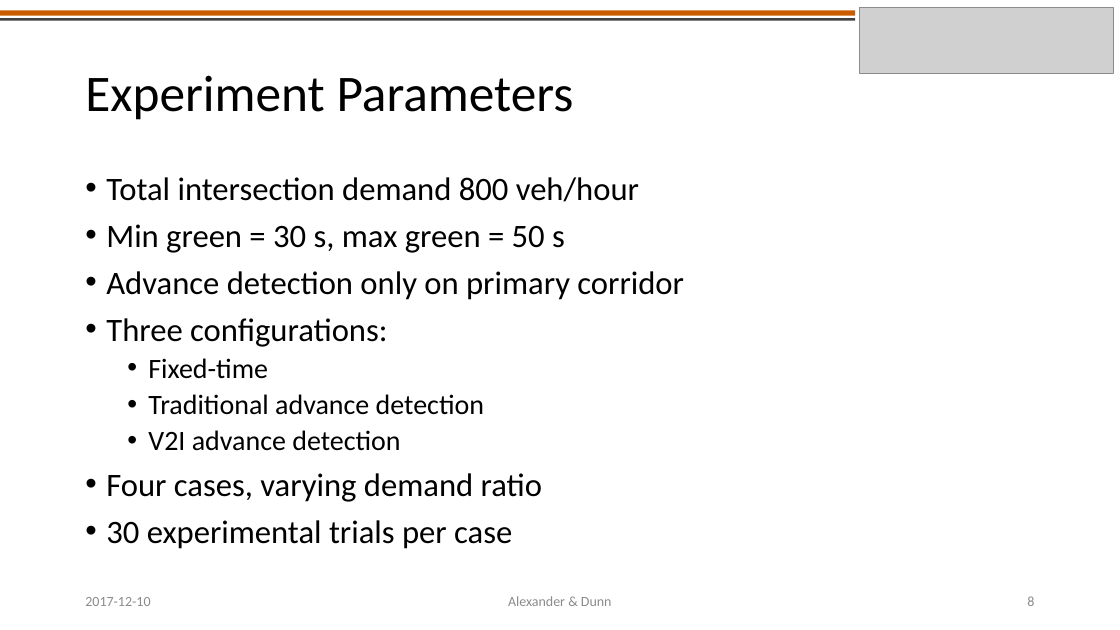
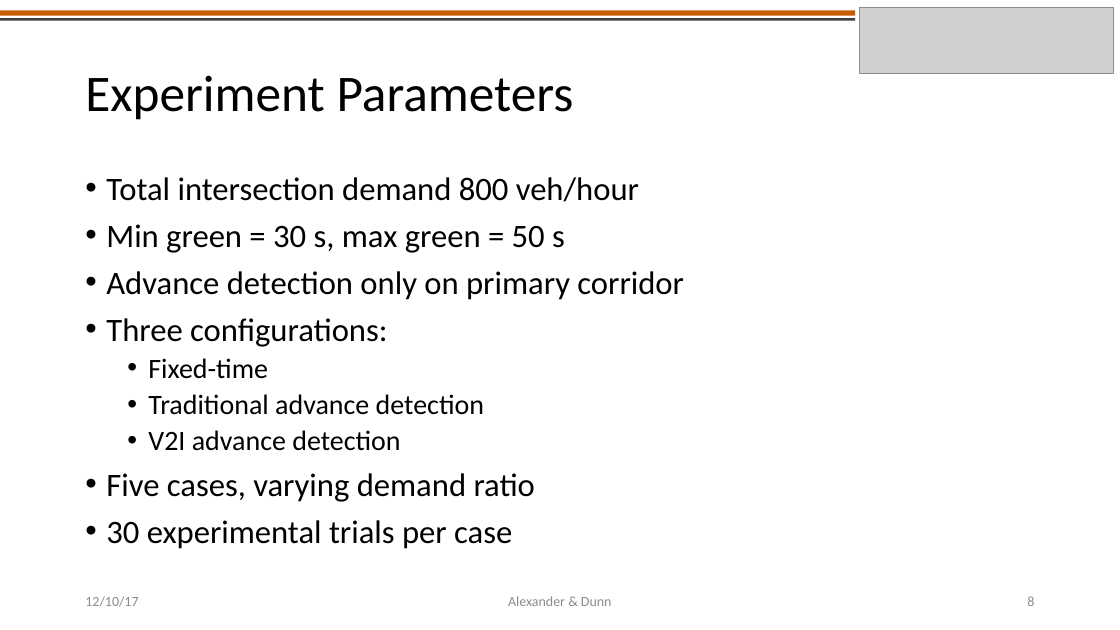
Before and after one commit to americalexander/mrFinishLine, a slide deck: slide 8 of CE391F_project_presentation_alexander_dunn.pptx. Drawn at 1120x630 pixels with LibreOffice and Linux fonts; fonts in the diff are those of the drawing; grey boxes stand for pictures. Boxes give left, top, right and bottom in pixels: in the first picture for what was removed or moved away, otherwise in the second. Text is boxed around its words. In the diff, an @@ line names an element or a change of style, - is before the commit and + after.

Commit message:
updated presentation

```diff
--- a/CE391F_project_presentation_alexander_dunn.pptx
+++ b/CE391F_project_presentation_alexander_dunn.pptx
@@ text at (106,473,535,502): text changed @@
-• Four cases, varying demand ratio
+• Five cases, varying demand ratio
@@ text at (85,596,138,607): text changed @@
-2017-12-10
+12/10/17
```
Also in this commit, not shown: 11 other slides changed.
